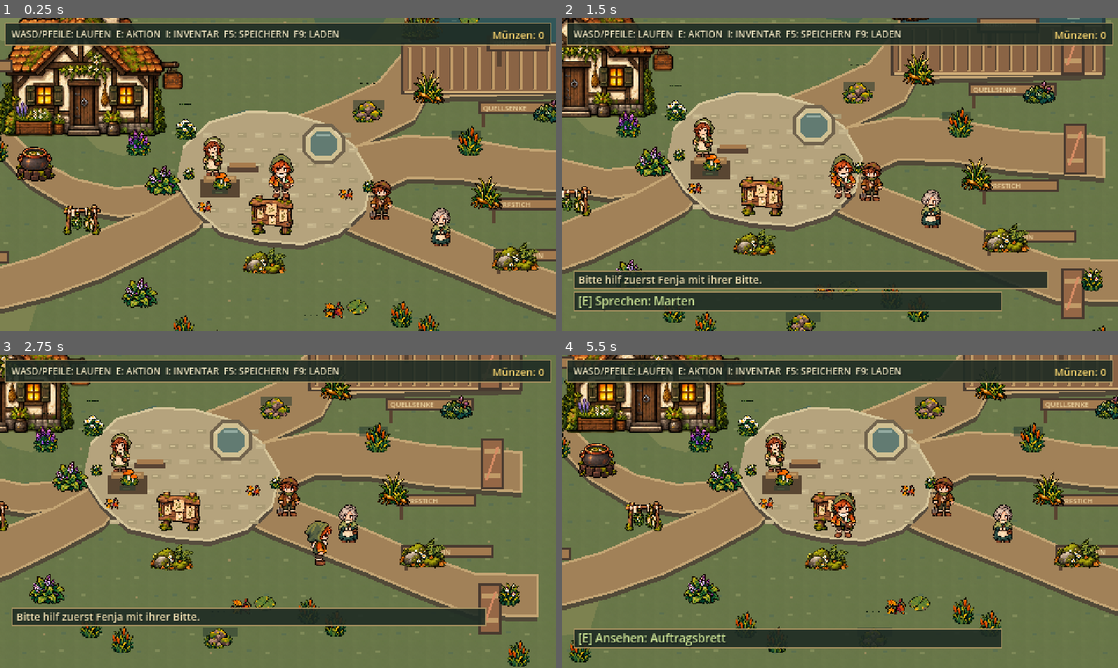
Above: before the commit, frames 1-4 (two rows, left to right).
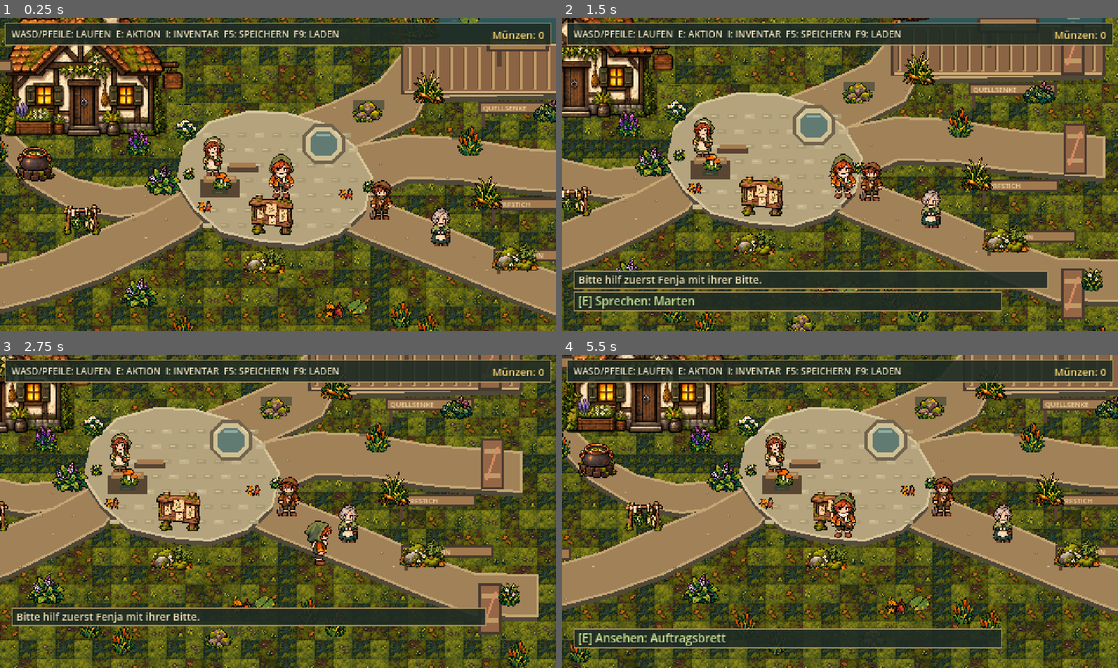
Above: after the commit, the same moments.

Repository: Fremarx/Moor-Apotheke
Game: Godot game, scene res://scenes/main.tscn
Two runs of this game, one before a commit and one after it. Both use one fixed random seed, a clock stepped at 60 frames per second and the inputs below.
Inputs:
- Up to frame 1 (0.25 s): no input
- Up to frame 2 (1.5 s): tap Enter at 0.5 s; hold D (move_right) 0.53-1.28 s; hold E (interact) 0.53-1.28 s; hold S (move_down) from 1.28 s (still down); tap E (interact) at 1.35 s
- Up to frame 3 (2.75 s): release S (move_down) at 2.03 s; hold D (move_right) from 2.03 s (still down); hold E (interact) from 2.03 s (still down)
- Up to frame 4 (5.5 s): release D (move_right) at 2.78 s; release E (interact) at 2.78 s; hold W (move_up) 2.78-3.53 s; tap E (interact) at 2.85, 4.35 s; hold E (interact) 3.53-4.28 s; hold A (move_left) 3.53-5.03 s; hold S (move_down) from 5.03 s (still down); hold E (interact) from 5.03 s (still down)

The runs differ from the first frame. In frame 1, 39% of the frame differs, in the area x 0-100%, y 0-100%; in frame 2, 35%; in frame 3, 44%; in frame 4, 42%.

Commit message:
feat(world): vary moor ground textures

Diff:
--- a/assets/tilesets/moor_terrain_tileset.tres
+++ b/assets/tilesets/moor_terrain_tileset.tres
@@ -1,6 +1,6 @@
 [gd_resource type="TileSet" format=3]
 
-[ext_resource type="Texture2D" path="res://assets/tilesets/moor_terrain_atlas_ai_20261001.png" id="1_pcqk2"]
+[ext_resource type="Texture2D" path="res://assets/tilesets/moor_terrain_atlas_ai_20261001_v3.png" id="1_pcqk2"]
 
 [sub_resource type="TileSetAtlasSource" id="TileSetAtlasSource_orwj2"]
 texture = ExtResource("1_pcqk2")
--- a/scripts/schilfufer.gd
+++ b/scripts/schilfufer.gd
@@ -143,30 +143,12 @@
 
 
 func _draw() -> void:
-	_draw_ground()
 	_draw_wetlands()
-	_draw_grassy_islands()
 	_draw_path_network()
 	_draw_landmarks()
 	_draw_reeds_and_flowers()
 	_draw_path_details()
 	_draw_entry_and_rest_point()
-
-
-func _draw_ground() -> void:
-	for y in range(20, int(MAP_SIZE.y) - 20, TILE_SIZE):
-		for x in range(20, int(MAP_SIZE.x) - 20, TILE_SIZE):
-			var pattern := posmod(x * 17 + y * 11 + posmod(x * y, 19), 47)
-			var detail := Vector2(x + posmod(pattern, 7), y + posmod(pattern * 3, 6))
-			if pattern < 7:
-				draw_rect(Rect2(detail, Vector2(5, 2)), Color("a2a56b"))
-				draw_rect(Rect2(detail + Vector2(1, 2), Vector2(3, 1)), Color("727e50"))
-			elif pattern < 12:
-				draw_rect(Rect2(detail, Vector2(4, 2)), Color("64744d"))
-			elif pattern == 15:
-				draw_rect(Rect2(detail, Vector2(2, 2)), Color("d0b96f"))
-			elif pattern == 24:
-				draw_rect(Rect2(detail, Vector2(3, 1)), Color("596c4d"))
 
 
 func _draw_wetlands() -> void:
@@ -198,36 +180,6 @@
 	return points
 
 
-func _draw_grassy_islands() -> void:
-	for island in [
-		PackedVector2Array([Vector2(330, 244), Vector2(422, 228), Vector2(472, 260), Vector2(438, 300), Vector2(354, 302), Vector2(316, 276)]),
-		PackedVector2Array([Vector2(842, 210), Vector2(925, 222), Vector2(956, 260), Vector2(910, 286), Vector2(844, 266), Vector2(816, 238)]),
-		PackedVector2Array([Vector2(1302, 190), Vector2(1396, 184), Vector2(1450, 218), Vector2(1410, 257), Vector2(1336, 254), Vector2(1284, 220)]),
-		PackedVector2Array([Vector2(1776, 208), Vector2(1860, 224), Vector2(1882, 270), Vector2(1826, 292), Vector2(1762, 264)]),
-		PackedVector2Array([Vector2(245, 520), Vector2(324, 510), Vector2(366, 544), Vector2(344, 584), Vector2(266, 590), Vector2(218, 558)]),
-		PackedVector2Array([Vector2(535, 574), Vector2(600, 560), Vector2(640, 590), Vector2(618, 636), Vector2(554, 638), Vector2(516, 610)]),
-		PackedVector2Array([Vector2(905, 520), Vector2(982, 512), Vector2(1022, 546), Vector2(998, 584), Vector2(930, 592), Vector2(882, 556)]),
-		PackedVector2Array([Vector2(1310, 534), Vector2(1390, 520), Vector2(1438, 552), Vector2(1414, 594), Vector2(1340, 600), Vector2(1290, 564)]),
-		PackedVector2Array([Vector2(1900, 516), Vector2(1982, 528), Vector2(2016, 568), Vector2(1970, 600), Vector2(1900, 588), Vector2(1868, 552)]),
-		PackedVector2Array([Vector2(350, 812), Vector2(424, 804), Vector2(466, 838), Vector2(438, 878), Vector2(366, 882), Vector2(326, 846)]),
-		PackedVector2Array([Vector2(790, 826), Vector2(868, 812), Vector2(914, 844), Vector2(890, 884), Vector2(818, 894), Vector2(766, 856)]),
-		PackedVector2Array([Vector2(1430, 820), Vector2(1516, 810), Vector2(1560, 844), Vector2(1530, 884), Vector2(1450, 890), Vector2(1404, 854)]),
-		PackedVector2Array([Vector2(1870, 790), Vector2(1950, 804), Vector2(1988, 846), Vector2(1940, 876), Vector2(1868, 864), Vector2(1838, 826)]),
-		PackedVector2Array([Vector2(236, 1010), Vector2(322, 996), Vector2(372, 1026), Vector2(342, 1060), Vector2(260, 1064), Vector2(214, 1038)]),
-		PackedVector2Array([Vector2(842, 1010), Vector2(914, 1000), Vector2(956, 1032), Vector2(928, 1068), Vector2(858, 1070), Vector2(814, 1038)]),
-		PackedVector2Array([Vector2(1330, 1000), Vector2(1410, 990), Vector2(1454, 1024), Vector2(1422, 1060), Vector2(1350, 1068), Vector2(1304, 1032)]),
-		PackedVector2Array([Vector2(1940, 1020), Vector2(2020, 1000), Vector2(2076, 1030), Vector2(2040, 1068), Vector2(1968, 1070), Vector2(1912, 1046)]),
-	]:
-		draw_colored_polygon(island, Color("858e58"))
-		draw_colored_polygon(_inset_polygon(island, Vector2(3, 3)), Color("9ca268"))
-
-
-func _inset_polygon(points: PackedVector2Array, offset: Vector2) -> PackedVector2Array:
-	var inner := PackedVector2Array()
-	for point in points:
-		inner.append(point + offset)
-	return inner
-
 
 func _draw_path_network() -> void:
 	_draw_track(_main_route_points(), 74.0)
@@ -259,6 +211,27 @@
 		draw_circle(point, width / 2.0, Color("b1a172"))
 		draw_circle(point, (width - 10.0) / 2.0, Color("786c4c"))
 		draw_circle(point, (width - 22.0) / 2.0, Color("978761"))
+	_draw_track_surface_details(points, width)
+
+
+func _draw_track_surface_details(points: PackedVector2Array, width: float) -> void:
+	for index in range(points.size() - 1):
+		var start: Vector2 = points[index]
+		var finish: Vector2 = points[index + 1]
+		var segment := finish - start
+		var sample_count: int = maxi(1, int(segment.length() / 22.0))
+		var across := segment.orthogonal().normalized()
+		for sample_index in range(sample_count):
+			var center := start.lerp(finish, float(sample_index) / float(sample_count))
+			var sample_hash := int(center.x) * 17 + int(center.y) * 31 + index * 13
+			var lane := float(posmod(sample_hash, 7) - 3) / 3.0
+			var detail := center + across * lane * width * 0.22
+			var pattern := posmod(sample_hash, 13)
+			if pattern < 2:
+				draw_rect(Rect2(detail, Vector2(4, 2)), Color("806e4f"))
+				draw_rect(Rect2(detail + Vector2(1, 0), Vector2(2, 1)), Color("a0875b"))
+			elif pattern == 5:
+				draw_rect(Rect2(detail, Vector2(2, 1)), Color("c0a675"))
 
 
 func _draw_boardwalk_bridge(center: Vector2) -> void:
--- a/scripts/terrain_base_layer.gd
+++ b/scripts/terrain_base_layer.gd
@@ -8,7 +8,12 @@
 
 const TERRAIN_TILESET: TileSet = preload("res://assets/tilesets/moor_terrain_tileset.tres")
 const SOURCE_ID := 0
-const BASE_GRASS_TILE := Vector2i(0, 0)
+const BASE_GRASS_TILES := [
+	Vector2i(0, 0), Vector2i(1, 0), Vector2i(2, 0), Vector2i(3, 0),
+	Vector2i(4, 0), Vector2i(5, 0), Vector2i(6, 0), Vector2i(7, 0),
+	Vector2i(0, 1), Vector2i(1, 1), Vector2i(2, 1), Vector2i(3, 1),
+	Vector2i(4, 1), Vector2i(5, 1), Vector2i(6, 1), Vector2i(7, 1),
+]
 
 @export_enum("Dorfplatz", "Schilfufer") var terrain_profile: int = TerrainProfile.VILLAGE
 @export var map_size: Vector2i = Vector2i(40, 23)
@@ -23,4 +28,15 @@
 	clear()
 	for y in range(map_size.y):
 		for x in range(map_size.x):
-			set_cell(Vector2i(x, y), SOURCE_ID, BASE_GRASS_TILE)
+			var cell := Vector2i(x, y)
+			set_cell(cell, SOURCE_ID, _base_grass_tile_for(cell))
+
+
+func _base_grass_tile_for(cell: Vector2i) -> Vector2i:
+	var mixed_cell_hash: int = (
+		(cell.x * 73856093)
+		^ (cell.y * 19349663)
+		^ (cell.x * cell.y * 83492791)
+		^ (terrain_profile * 265443576)
+	)
+	return BASE_GRASS_TILES[posmod(mixed_cell_hash, BASE_GRASS_TILES.size())]
--- a/scripts/test_map.gd
+++ b/scripts/test_map.gd
@@ -52,7 +52,6 @@
 
 
 func _draw() -> void:
-	_draw_ground()
 	_draw_pond()
 	_draw_water_lilies()
 	_draw_village_paths()
@@ -67,73 +66,6 @@
 	_draw_interaction_probe()
 
 
-func _draw_ground() -> void:
-	# TerrainBase supplies the reusable grass and peat texture beneath these accents.
-	for y in range(20, 352, 16):
-		for x in range(16, 624, 16):
-			var pattern := posmod(x * 17 + y * 31, 23)
-			var detail_position := Vector2(x + 3 + pattern % 4, y + 4 + pattern % 3)
-			if pattern < 6:
-				draw_rect(Rect2(detail_position, Vector2(4, 2)), Color("7f8a58"))
-			elif pattern < 12:
-				draw_rect(Rect2(detail_position, Vector2(4, 2)), Color("5c704f"))
-			elif pattern == 14:
-				draw_rect(Rect2(detail_position, Vector2(2, 2)), Color("998b5d"))
-	draw_colored_polygon(
-		PackedVector2Array([
-			Vector2(28, 38), Vector2(73, 31), Vector2(111, 40),
-			Vector2(119, 62), Vector2(88, 76), Vector2(44, 67)
-		]),
-		Color("7f8a58")
-	)
-	draw_colored_polygon(
-		PackedVector2Array([
-			Vector2(25, 99), Vector2(46, 88), Vector2(69, 94),
-			Vector2(82, 111), Vector2(74, 132), Vector2(53, 138),
-			Vector2(40, 126), Vector2(24, 128)
-		]),
-		Color("506a54")
-	)
-	draw_colored_polygon(
-		PackedVector2Array([
-			Vector2(344, 40), Vector2(371, 31), Vector2(396, 39),
-			Vector2(416, 52), Vector2(397, 76), Vector2(374, 72),
-			Vector2(357, 70)
-		]),
-		Color("4f684f")
-	)
-	draw_colored_polygon(
-		PackedVector2Array([
-			Vector2(147, 132), Vector2(169, 123), Vector2(193, 130),
-			Vector2(211, 143), Vector2(207, 163), Vector2(187, 174),
-			Vector2(164, 168), Vector2(151, 154)
-		]),
-		Color("7d8452")
-	)
-	draw_colored_polygon(
-		PackedVector2Array([
-			Vector2(274, 140), Vector2(293, 134), Vector2(315, 139),
-			Vector2(327, 148), Vector2(346, 146), Vector2(358, 157),
-			Vector2(355, 177), Vector2(334, 186), Vector2(315, 180),
-			Vector2(292, 188), Vector2(280, 174), Vector2(269, 164)
-		]),
-		Color("526b57")
-	)
-	draw_colored_polygon(
-		PackedVector2Array([
-			Vector2(372, 177), Vector2(392, 169), Vector2(411, 178),
-			Vector2(419, 195), Vector2(403, 207), Vector2(380, 202)
-		]),
-		Color("85784e")
-	)
-	draw_colored_polygon(
-		PackedVector2Array([
-			Vector2(36, 306), Vector2(77, 293), Vector2(112, 302),
-			Vector2(104, 328), Vector2(58, 336)
-		]),
-		Color("7d8250")
-	)
-
 func _draw_pond() -> void:
 	draw_colored_polygon(
 		PackedVector2Array([
@@ -232,11 +164,24 @@
 
 func _draw_road(points: PackedVector2Array) -> void:
 	var shadow_points := PackedVector2Array()
+	var bounds := Rect2(points[0], Vector2.ZERO)
 	for point in points:
 		shadow_points.append(point + Vector2(0, 5))
+		bounds = bounds.expand(point)
 	draw_colored_polygon(shadow_points, Color("514938"))
 	draw_colored_polygon(points, Color("a18158"))
 	draw_polyline(points, Color("c4a574"), 2.0)
+	for y in range(int(bounds.position.y) + 6, int(bounds.end.y) - 4, 14):
+		for x in range(int(bounds.position.x) + 6, int(bounds.end.x) - 4, 14):
+			var detail := Vector2(x + posmod(x * 5 + y * 3, 5), y + posmod(x * 2 + y * 7, 4))
+			if not Geometry2D.is_point_in_polygon(detail, points):
+				continue
+			var detail_pattern := posmod(x * 17 + y * 31, 19)
+			if detail_pattern < 2:
+				draw_rect(Rect2(detail, Vector2(3, 2)), Color("8d7553"))
+				draw_rect(Rect2(detail + Vector2(1, 0), Vector2(1, 1)), Color("c5a574"))
+			elif detail_pattern == 7:
+				draw_rect(Rect2(detail, Vector2(2, 1)), Color("d1b783"))
 
 
 func _draw_village_square() -> void:
--- a/tests/map_03_reusable_terrain_tileset_test.gd
+++ b/tests/map_03_reusable_terrain_tileset_test.gd
@@ -58,6 +58,12 @@
 		_expect(terrain.get_used_cells().size() == map_case.map_size.x * map_case.map_size.y, "%s has no empty ground cells" % map_case.path)
 		_expect(terrain.get_cell_source_id(Vector2i(0, 0)) == 0, "%s uses atlas source 0 at the origin" % map_case.path)
 		_expect(terrain.get_cell_source_id(Vector2i(map_case.map_size.x - 1, map_case.map_size.y - 1)) == 0, "%s covers the bottom-right map cell" % map_case.path)
+		var grass_variants: Dictionary = {}
+		for cell: Vector2i in terrain.get_used_cells():
+			var tile_coords := terrain.get_cell_atlas_coords(cell)
+			grass_variants[tile_coords] = true
+			_expect(tile_coords.y <= 1, "%s uses only the moss-and-grass rows for its walkable base" % map_case.path)
+		_expect(grass_variants.size() >= 12, "%s distributes at least twelve moss-and-grass variants across the ground" % map_case.path)
 		_expect(not terrain.collision_enabled, "%s ground does not add blocking collision" % map_case.path)
 		_expect(not terrain.navigation_enabled, "%s decorative ground does not add navigation data" % map_case.path)
 		var adjacent_center_delta := terrain.map_to_local(Vector2i(1, 0)) - terrain.map_to_local(Vector2i(0, 0))
Binary file added: assets/tilesets/moor_terrain_atlas_ai_20261001_v3.png
Not shown, added: assets/tilesets/moor_terrain_atlas_ai_20261001_v3.png.import
Binary file added: assets/tilesets/moor_terrain_atlas_ai_20261001_v3_source.png
Not shown, added: assets/tilesets/moor_terrain_atlas_ai_20261001_v3_source.png.import
Not shown, changed: PROJECT_PLAN.md
Not shown, changed: docs/ART_ASSETS.md
Not shown, changed: docs/KNOWLEDGE_BASE.md
Not shown, changed: docs/TESTING.md
